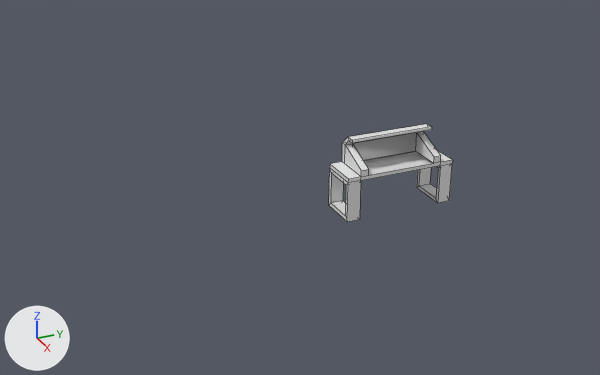
One commit to the FBX model Assets/_Models/WorkTables/worktable3.fbx: the scene before it, then after it.
Both versions are drawn from a 50 mm lens placed at (47.9, -17.9, 25.4), pointed at (-0.6, 3.9, 1.1). The axes (+X, +Y, +Z) are drawn at lower left. The lights are the same throughout. Mesh edges are drawn as thin lines.

In view in the first picture: 'table3'.
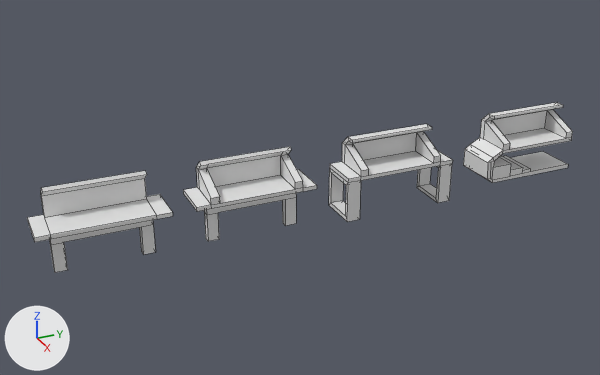
Changed parts and their boxes [x1, y1, x2, y2] in the pictures (600 x 375 px):
'table1', added
    after: [27, 171, 173, 273]
'table2', added
    after: [183, 147, 317, 241]
'table4', added
    after: [463, 102, 573, 183]
part 1 of me_cube_003, cut back
    after: [364, 151, 433, 175]

Patch to the scene script:
```diff
--- a/Assets/_Models/WorkTables/worktable3.fbx.py
+++ b/Assets/_Models/WorkTables/worktable3.fbx.py
@@ mat_material_001 @@
+mat_material_001 = principled_material('Material.001')
+mat_material_001.base_color = (0.8, 0.8, 0.8)  # white #e7e7e7
+mat_material_001.roughness = 0.4
@@ mat_material @@
+mat_material = principled_material('Material')
+mat_material.base_color = (0.8, 0.8, 0.8)  # white #e7e7e7
+mat_material.roughness = 0.4
@@ mat_material_004 @@
+mat_material_004 = principled_material('Material.004')
+mat_material_004.base_color = (0.8, 0.8, 0.8)  # white #e7e7e7
+mat_material_004.roughness = 0.4
@@ me_cube_003 @@
 me_cube_003.from_pydata(...)  # 64 vertices, 64 faces; spans x -1.0..1.0, y -1.3..1.3, z -16.3..22.1
 # used by ob_table3; location = (0.0, 10.9, 2.0); rotation_euler = (0.0, 0.0, 3.142), in degrees (0, 0, 180); scale = (-1.48, -3.24, -0.142)
 # verts and faces of me_cube_003; kept vertices keep their numbers, new ones are numbered from 64
 # before: 40 (-0.7, 1.0, -1.0), 41 (-0.7, -1.0, -1.0) at pixel (344, 163), 44 (-0.7, 1.0, -11.4) at pixel (423, 131), 45 (-0.7, -1.0, -11.4) at pixel (345, 144), 50 (-0.7, 0.8, -1.0) at pixel (415, 151)
 # before: 51 (-0.7, -0.8, -1.0), 52 (-0.7, 0.8, -11.4) at pixel (416, 132), 53 (-0.7, -0.8, -11.3) at pixel (352, 143), 54 (1.0, -0.8, -1.0) at pixel (368, 175), 55 (1.0, 0.8, -1.0) at pixel (433, 163)
+# me_cube_003 part 1
+delete_faces([(41, 45, 53, 51), (40, 50, 52, 44)])
+faces += [(50, 55, 54, 51)]
 me_cube_003.materials.append(mat_material_003)
@@ me_cube_001 @@
+me_cube_001.from_pydata(...)  # 50 vertices, 43 faces; spans x -1.0..1.0, y -1.3..1.3, z -16.3..22.1
+me_cube_001.materials.append(mat_material_001)  # white #e7e7e7
@@ me_cube @@
+me_cube.from_pydata(...)  # 62 vertices, 53 faces; spans x -1.0..1.0, y -1.3..1.3, z -16.3..22.1
+me_cube.materials.append(mat_material)  # white #e7e7e7
@@ me_cube_004 @@
+me_cube_004.from_pydata(...)  # 70 vertices, 64 faces; spans x -1.0..1.0, y -1.4..1.0, z -16.3..16.9
+me_cube_004.materials.append(mat_material_004)  # white #e7e7e7
@@ ob_table1 @@
+ob_table1 = bpy.data.objects.new('table1', me_cube_001)
+ob_table1.location = (0.0, -10.09, 2.0)
+ob_table1.rotation_euler = (0.0, 0.0, -3.142)  # degrees (0, 0, -180)
+ob_table1.scale = (-1.48, -3.24, -0.142)
@@ ob_table2 @@
+ob_table2 = bpy.data.objects.new('table2', me_cube)
+ob_table2.location = (0.0, 0.0, 2.0)
+ob_table2.rotation_euler = (0.0, 0.0, -3.142)  # degrees (0, 0, -180)
+ob_table2.scale = (-1.48, -3.24, -0.142)
@@ ob_table4 @@
+ob_table4 = bpy.data.objects.new('table4', me_cube_004)
+ob_table4.location = (0.0, 22.89, 2.0)
+ob_table4.rotation_euler = (0.0, 0.0, -3.142)  # degrees (0, 0, -180)
+ob_table4.scale = (-1.48, -3.24, -0.142)
```
